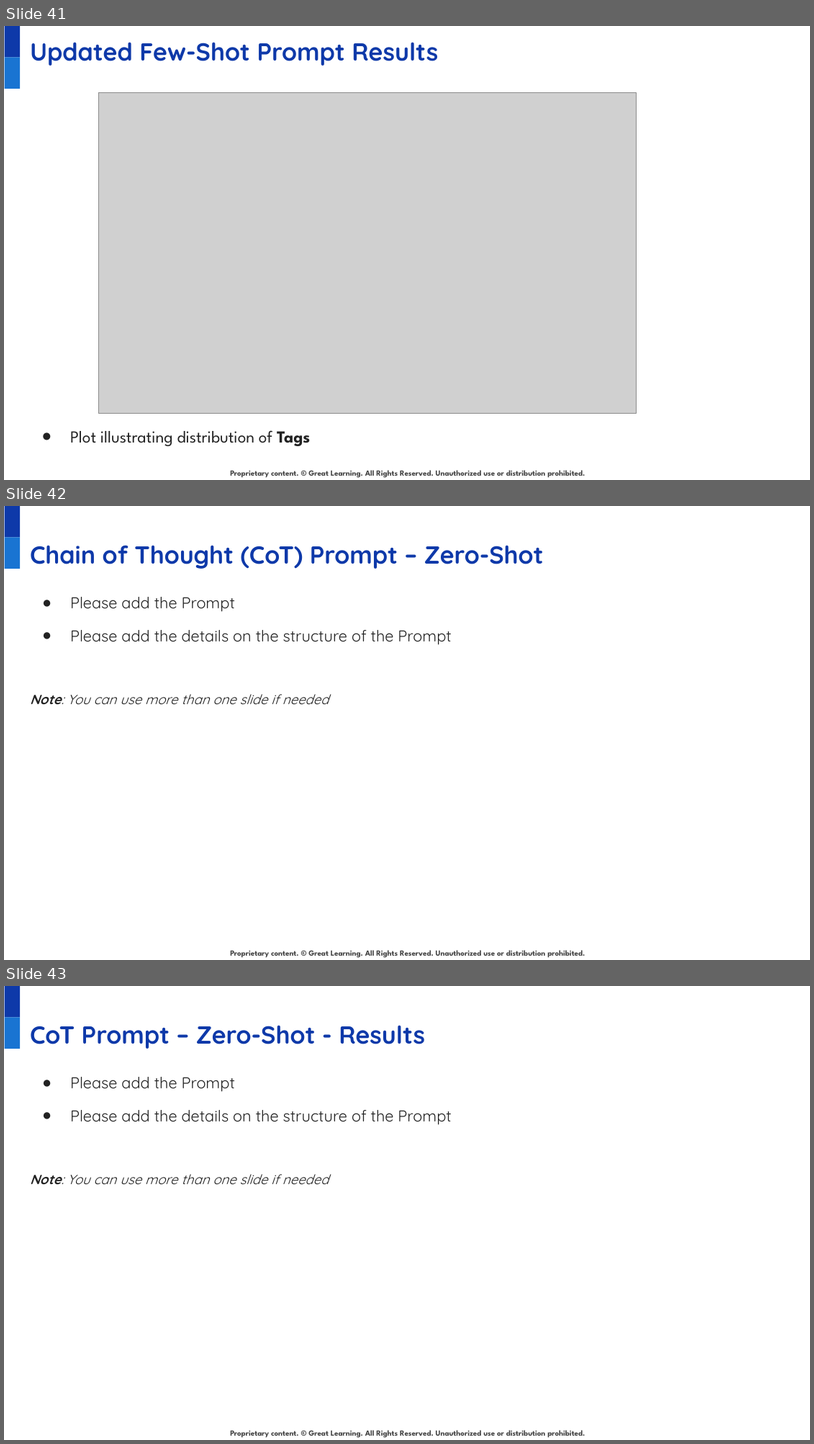
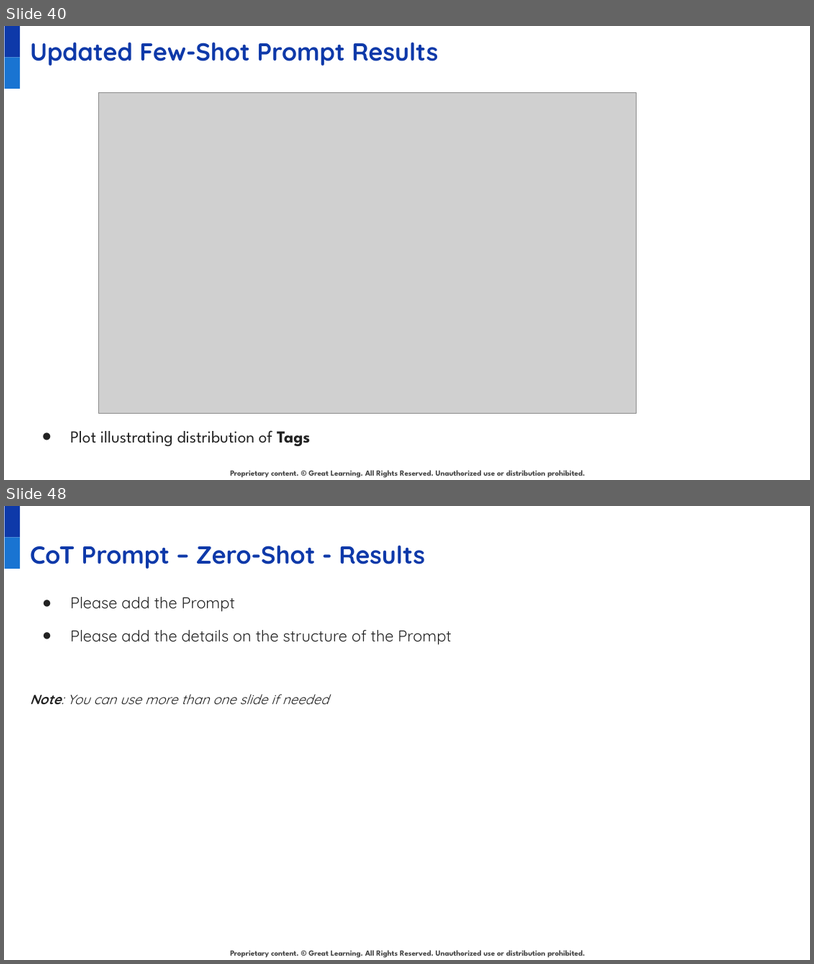
Before and after one commit to juanbucz/GreatLearning-TermProjects, a slide deck: GenAI-Powered Food Delivery Sentiment Analysis/Project Presentation - Business Applications of GenAI - John Buczkowski.pptx. Shown one above the other, each under a label of ours: slides 41, 42 and 43 before the commit, slides 40 and 48 after it; the slides between them are not shown. The pictures are 814x1444 and 814x964 pixels, drawn with LibreOffice and Linux fonts; fonts in the diff are those of the drawing; grey boxes stand for pictures; background and template pictures are left out. Boxes give left, top, right and bottom in pixels: in the first picture for what was removed or moved away, otherwise in the second. Text is boxed around its words. In the diff, an @@ line names an element or a change of style, - is before the commit and + after.

Commit message:
GenAI - Food Delivery Sentiment Analysis - Original Chain Of Thought Prompt

```diff
--- a/GenAI-Powered Food Delivery Sentiment Analysis/Project Presentation - Business Applications of GenAI - John Buczkowski.pptx
+++ b/GenAI-Powered Food Delivery Sentiment Analysis/Project Presentation - Business Applications of GenAI - John Buczkowski.pptx
@@ slide 42 removed at [4, 506, 810, 960], background #FFFFFF; not listed: 3 template elements that a slide beside it also shows @@
@@ title removed at [30, 545, 544, 569] @@
-Chain of Thought (CoT) Prompt – Zero-Shot
@@ text removed at [30, 597, 451, 704] @@
-● Please add the Prompt
-● Please add the details on the structure of the Prompt
-Note: You can use more than one slide if needed
@@ what was slide 41 is now slide 40 @@
@@ what was slide 43 is now slide 48 @@
```
Also in this commit, not shown: 2 slides changed, 6 slides added, 3 other files.
